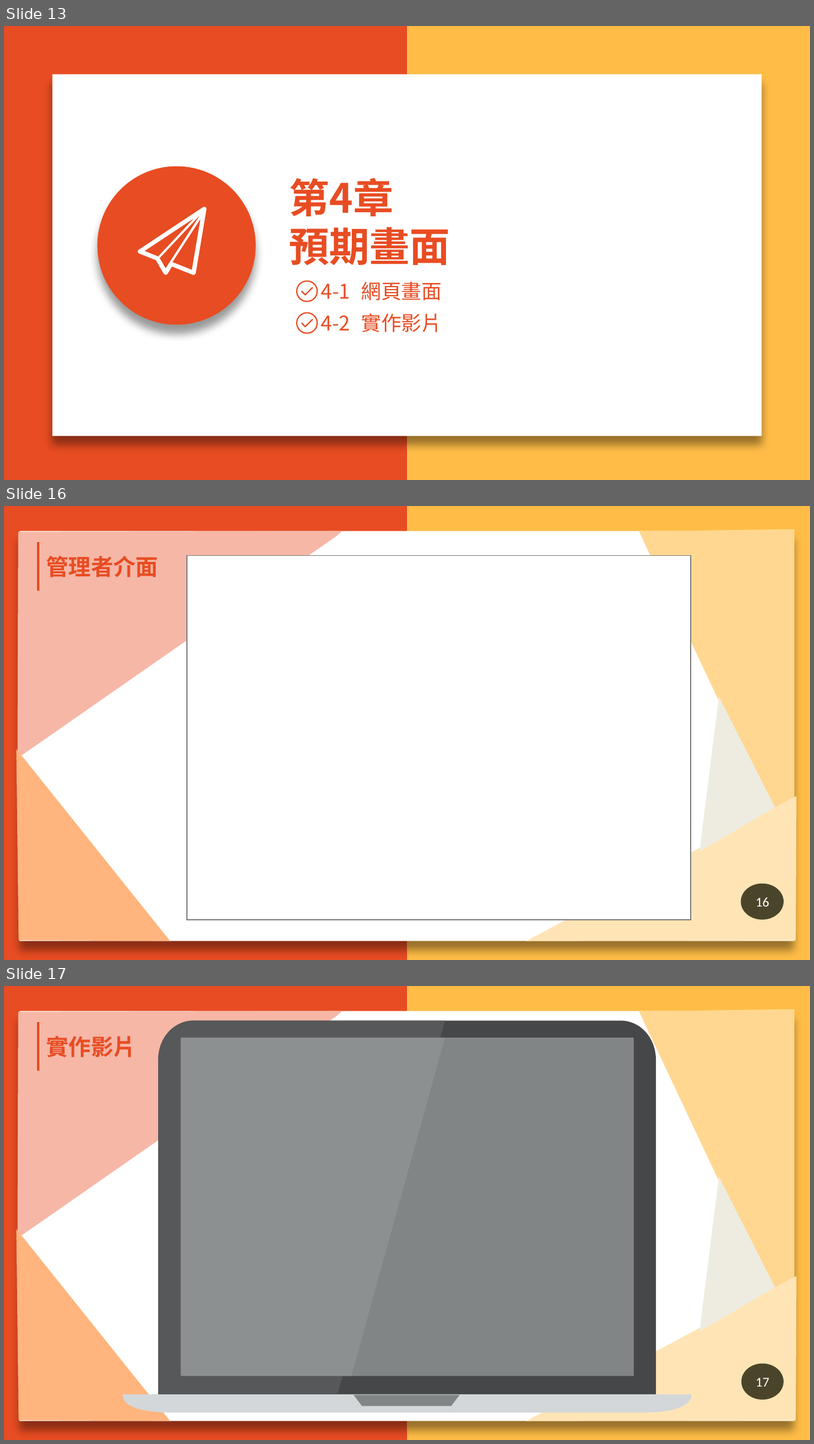
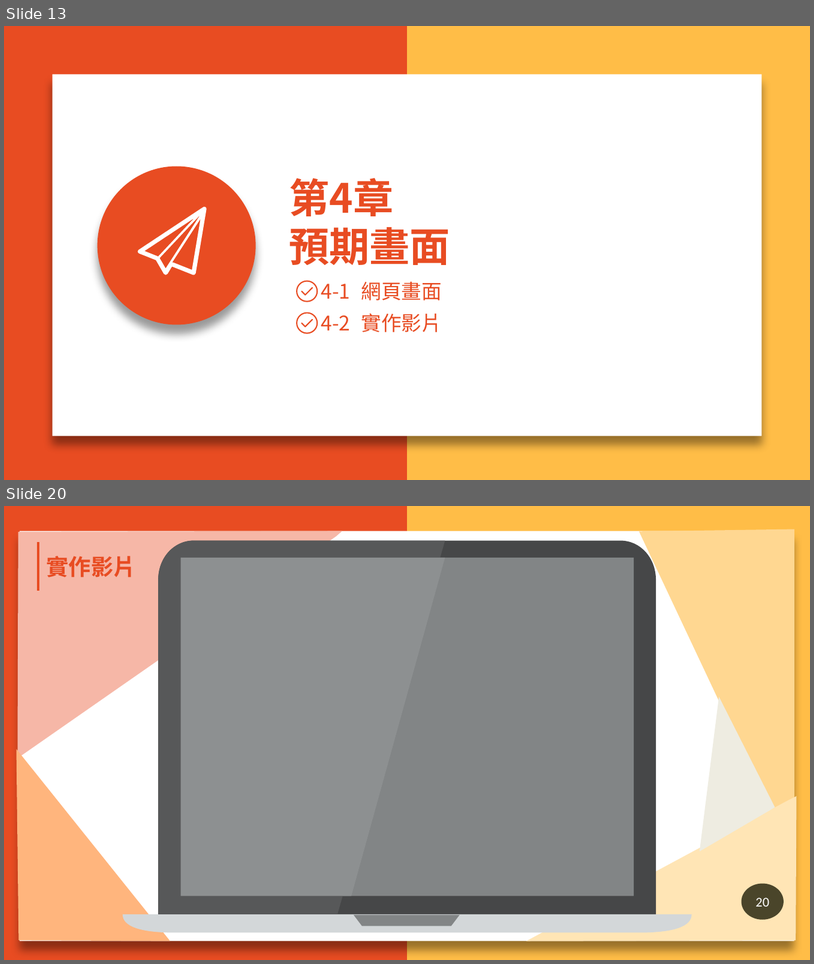
Before and after one commit to N1066442/board-game, a slide deck: 第109408組-AOWU桌遊GO-ppt.pptx. Shown one above the other, each under a label of ours: slides 13, 16 and 17 before the commit, slides 13 and 20 after it; the slides between them are not shown. The pictures are 814x1444 and 814x964 pixels, drawn with LibreOffice and Linux fonts; fonts in the diff are those of the drawing; background and template pictures are left out. Boxes give left, top, right and bottom in pixels: in the first picture for what was removed or moved away, otherwise in the second. Text is boxed around its words. In the diff, an @@ line names an element or a change of style, - is before the commit and + after.

```diff
--- a/第109408組-AOWU桌遊GO-ppt.pptx
+++ b/第109408組-AOWU桌遊GO-ppt.pptx
@@ slide 16 removed at (4,506,810,960), background #FFBD47; not listed: 8 template elements that a slide beside it also shows @@
@@ text removed at (46,556,158,577) @@
-管理者介面
@@ rectangle removed at (187,555,691,919) @@
@@ page number removed at (741,883,784,919) @@
-16
@@ what was slide 17 is now slide 20 @@
@@ page number at (756,897,770,906): text changed @@
-17
+20
```
Also in this commit, not shown: 1 slide changed, 5 slides added, 1 other slide removed, 2 other files.
